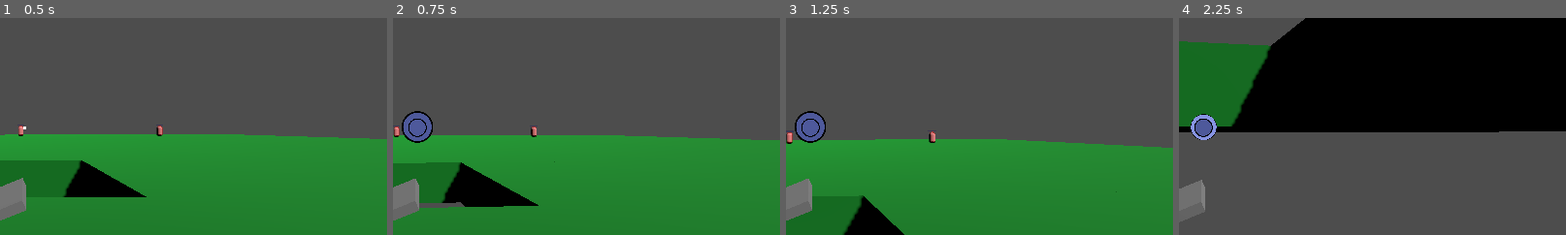
Above: before the commit, frames 1-4 (left to right).
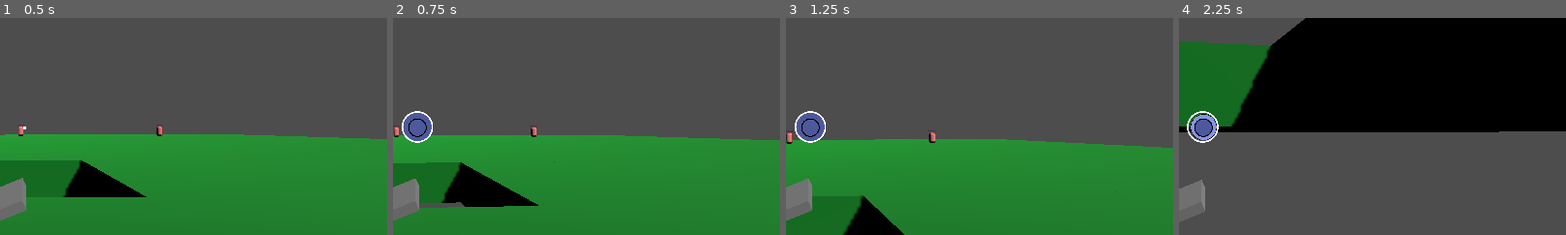
Above: after the commit, the same moments.

Repository: Tuocs/Project-Magic
Game: Godot game, scene res://Scenes/instant_manual_cast_main.tscn
The game is run twice, just before and just after one commit, with the same random seed, the same clock (stepped at 60 frames per second) and the same inputs. This scene is started directly instead of the project's main scene.
Inputs (mouse positions are % of the whole screen's width and height, from its top left):
- Up to frame 1 (0.5 s): no input
- Up to frame 2 (0.75 s): tap Enter at 0.5 s; move the mouse to (55, 50) at 0.52 s; hold W (move_forward) from 0.53 s (still down); hold Alt (edit_magic) from 0.53 s (still down)
- Up to frame 3 (1.25 s): keep holding W (move_forward); keep holding Alt (edit_magic); tap Space (jump) at 0.77 s
- Up to frame 4 (2.25 s): keep holding W (move_forward); move the mouse to (45, 50) at 1.27 s; release Alt (edit_magic) at 1.28 s; click (45, 50) at 1.35 s; tap Space (jump) at 1.52 s; move the mouse to (52, 48) at 2.02 s; hold Alt (edit_magic) from 2.03 s (still down)
The pictures show only the part of the screen within x 47-97%, y 25-75%; the shares and areas given below are measured in that part.

Frame 1 is identical in both runs. In frame 2, 0.2% of the frame differs, in the area x 2-11%, y 42-58%; in frame 3, 0.2%; in frame 4, 0.2%.

Commit message:
highlight selection + walls block projectiles

Diff:
--- a/Prefabs/manual_cast_ui.tscn
+++ b/Prefabs/manual_cast_ui.tscn
@@ -460,6 +460,17 @@
 texture = ExtResource("5_prb1j")
 expand_mode = 1
 
+[node name="Highlight" type="TextureRect" parent="Edit Overlay"]
+layout_mode = 0
+offset_left = 552.0
+offset_top = 299.0
+offset_right = 599.0
+offset_bottom = 346.0
+pivot_offset = Vector2(24, 24)
+mouse_filter = 2
+texture = ExtResource("14_cr8wu")
+expand_mode = 1
+
 [node name="Mana Bar" type="Control" parent="."]
 layout_mode = 1
 anchors_preset = 12
--- a/Prefabs/structure.tscn
+++ b/Prefabs/structure.tscn
@@ -7,7 +7,7 @@
 
 [sub_resource type="BoxShape3D" id="BoxShape3D_tjfex"]
 
-[node name="Structure" type="StaticBody3D"]
+[node name="Structure" type="StaticBody3D" groups=["Terrain"]]
 script = ExtResource("1_6vo2c")
 
 [node name="MeshInstance3D" type="MeshInstance3D" parent="."]
--- a/Scripts/cast_ui.gd
+++ b/Scripts/cast_ui.gd
@@ -5,6 +5,7 @@
 @onready var health_bar = $"HP Bar/TextureProgressBar"
 @onready var spell_details = $"Edit Overlay/Spell Details"
 @onready var selector = $"Edit Overlay/MainCursor"
+@onready var highlight = $"Edit Overlay/Highlight"
 @onready var player = get_parent()
 var is_active = false
 var cursor_active = false
@@ -84,16 +85,17 @@
 func _input(event: InputEvent) -> void:
 	if !is_active || !cursor_active:
 		return
-	var section = get_section(sections)
+	var section: int
 	if event is InputEventMouseMotion:
 		selector_pos.y += event.relative.y * mouse_sensitivity
 		selector_pos.x += event.relative.x * mouse_sensitivity
 
 		selector_pos = selector_pos.limit_length(cursor_radius)
 		selector.position = selector_pos + cursor_offset
-		match section:
-			#highlight section here
-			pass
+		section = get_section(sections)
+		highlight.position = crystals[section+1].position + Vector2(75,75)
+		if (selector_pos.distance_to(Vector2.ZERO) < center_zone_radius):
+			highlight.position = cursor_offset + Vector2(75,75)
 	if event.is_action_pressed("magic_cast"):
 		if (selector_pos.distance_to(Vector2.ZERO) < center_zone_radius):
 			crystals[0].activate()
